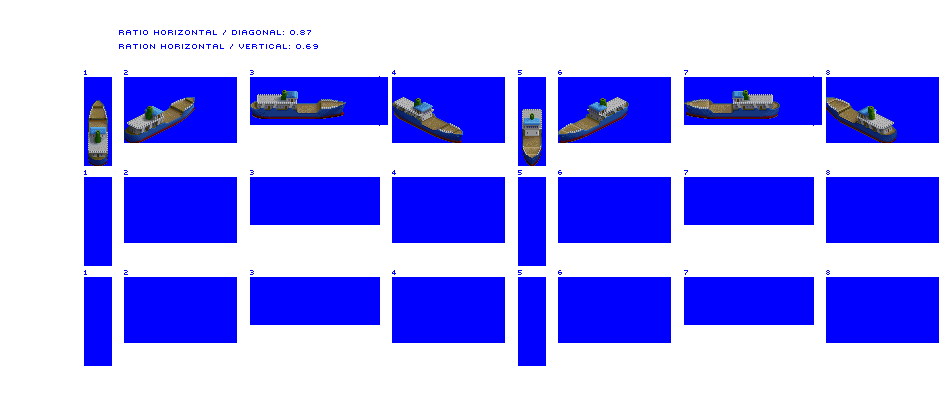
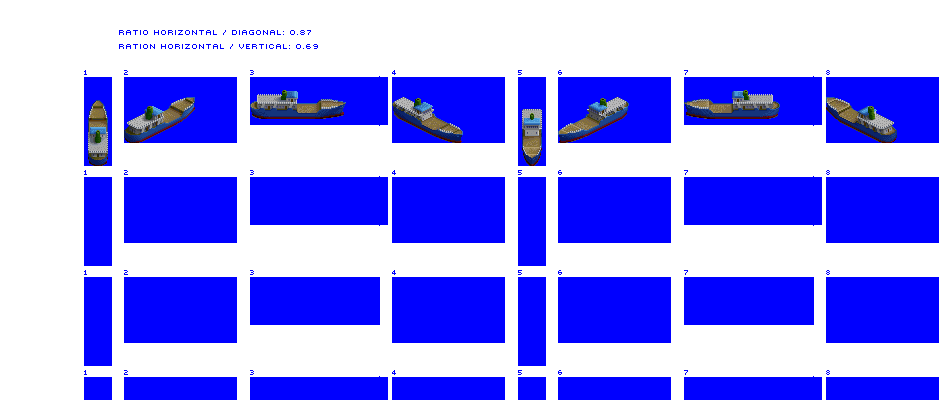
Layered file, before and after one edit (950×400). Changes by layer:
added layer "blue bg" (1st of 2) above "blue bg" over [84, 176, 939, 400]
